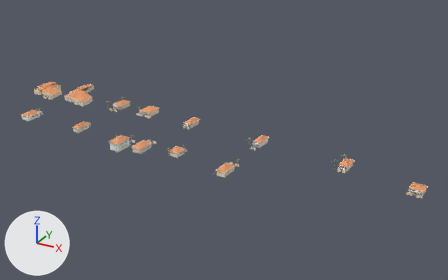
An edit to the glTF model game/models/hero/nw_mk_wege.glb, drawn before and after from the same camera.
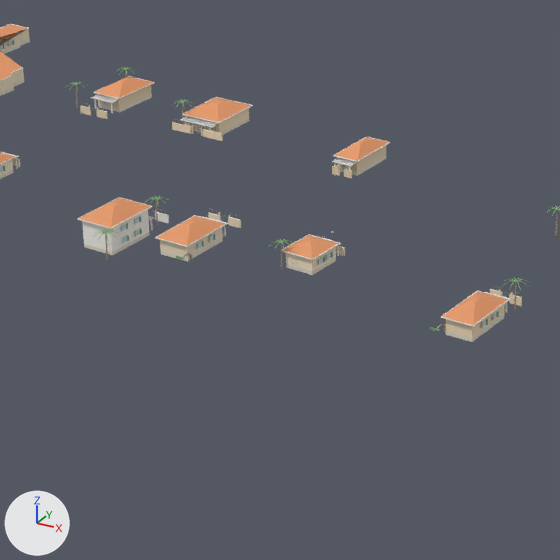
The first picture shows the older version from a camera (50 mm lens) standing at (214.0, -302.0, 155.0) and looking at (40.0, 13.0, -3.0). The close-ups show the older and then the newer version on the part from 19% to 56% of the width and 27% to 86% of the height of that picture. Only the edits that show in the close-ups are written down. The lights are fixed; the arrows at lower left show +X, +Y and +Z. Objects named as collision shapes, trigger or cutter boxes, shadow casters or lower levels of detail are left out. Vertices at exactly the same position are counted once.

Names of what the first close-up shows: 'nw_mk_wege_lod0'.
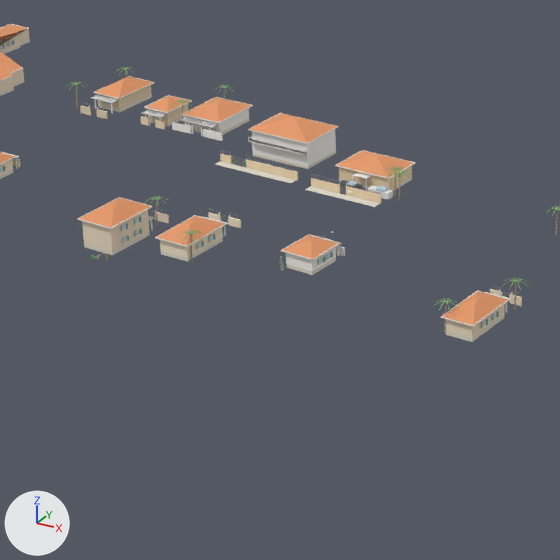
The newer file is also turned or shifted as a whole; pictures and numbers use the older file's frame.

Where the change shows, as pixel boxes [x1, y1, x2, y2] in the close-ups (560 x 560 px; the box of a moved part takes in the faces that stretch with it):
part 1 of me_nw_mk_wege_lod0, moved or reshaped: before [338, 146, 386, 176]; after [149, 104, 189, 126]
part 2 of me_nw_mk_wege_lod0, added: after [252, 129, 336, 169]
part 3 of me_nw_mk_wege_lod0, added (beige): after [339, 166, 412, 191]
part 4 of me_nw_mk_wege_lod0, moved or reshaped: before [332, 166, 340, 176]; after [155, 120, 165, 129]
part 5 of me_nw_mk_wege_lod0, moved or reshaped: before [344, 169, 352, 178]; after [140, 116, 151, 126]
part 6 of me_nw_mk_wege_lod0, moved or reshaped: before [335, 137, 389, 161]; after [146, 96, 190, 112]
part 7 of me_nw_mk_wege_lod0, added (orange): after [250, 113, 338, 143]
part 8 of me_nw_mk_wege_lod0, added (orange): after [337, 151, 414, 178]
part 9 of me_nw_mk_wege_lod0, moved or reshaped (not visible before): after [248, 129, 307, 144]
part 10 of me_nw_mk_wege_lod0, moved or reshaped: before [332, 161, 351, 167]; after [249, 141, 304, 155]
part 11 of me_nw_mk_wege_lod0, moved or reshaped (not visible before): after [335, 165, 389, 179]
part 12 of me_nw_mk_wege_lod0, moved or reshaped: before [333, 155, 357, 162]; after [389, 163, 415, 179]
part 13 of me_nw_mk_wege_lod0, moved or reshaped: before [357, 142, 390, 162]; after [362, 150, 415, 163]
part 14 of me_nw_mk_wege_lod0, deleted: before [93, 157, 441, 331]
part 15 of me_nw_mk_wege_lod0, built on: before [106, 123, 522, 326]; after [91, 85, 522, 331]
part 16 of me_nw_mk_wege_lod0, recoloured: [82, 108, 448, 325] in both

Diff of the bpy script that builds the scene:
```diff
--- a/game/models/hero/nw_mk_wege.glb.py
+++ b/game/models/hero/nw_mk_wege.glb.py
@@ me_nw_mk_wege_lod0 @@
-me_nw_mk_wege_lod0.from_pydata(...)  # 11652 vertices, 17668 faces; spans x -131.0..168.0, y -39.0..48.0, z -4.0..6.0
+me_nw_mk_wege_lod0.from_pydata(...)  # 14170 vertices, 21474 faces; spans x -131.0..168.0, y -40.0..48.0, z -4.0..8.0
+# me_nw_mk_wege_lod0 part 1: the loose piece of 13 vertices spanning x 11.0..16.0, y 12.0..23.0, z 0.0..3.0 is scaled about its middle by (1.11, 0.667, 1), then moved by (-48.0, 4.0, -1.0)
+# me_nw_mk_wege_lod0 part 2: the loose piece of 13 vertices spanning x 11.0..16.0, y 12.0..23.0, z 0.0..3.0 is copied, and the copy is scaled about its middle by (-2.96, -0.932, 1.75), then moved by (-15.0, -1.0, 1.0); it spans x -8.0..6.0, y 12.0..22.0, z 0.0..5.0
+# me_nw_mk_wege_lod0 part 3: the loose piece of 13 vertices spanning x 11.0..16.0, y 12.0..23.0, z 0.0..3.0 is copied, and the copy is scaled about its middle by (-2.53, -0.785, 1.03), then moved by (6.0, -6.0, 0.0); it spans x 15.0..26.0, y 8.0..16.0, z 0.0..4.0
+# me_nw_mk_wege_lod0 part 4: the loose piece of 9 vertices spanning x 11.0..13.0, y 11.0, z 0.0..2.0 is moved by (-45.0, 5.0, -1.0)
+# me_nw_mk_wege_lod0 part 5: the loose piece of 9 vertices spanning x 14.0..16.0, y 10.0..11.0, z 0.0..2.0 is moved by (-52.0, 5.0, -1.0)
+# me_nw_mk_wege_lod0 part 6: the loose piece of 9 vertices spanning x 11.0..17.0, y 12.0..23.0, z 3.0..5.0 is scaled about its middle by (1.09, 0.699, 0.723), then moved by (-48.0, 4.0, -1.0)
+# me_nw_mk_wege_lod0 part 7: the loose piece of 9 vertices spanning x 11.0..17.0, y 12.0..23.0, z 3.0..5.0 is copied, and the copy is scaled about its middle by (-2.54, -0.921, 1.29), then moved by (-15.0, -1.0, 2.0); it spans x -8.0..6.0, y 11.0..22.0, z 5.0..8.0
+# me_nw_mk_wege_lod0 part 8: the loose piece of 9 vertices spanning x 11.0..17.0, y 12.0..23.0, z 3.0..5.0 is copied, and the copy is scaled about its middle by (-2.19, -0.788, 1.11), then moved by (6.0, -6.0, 0.0); it spans x 14.0..27.0, y 7.0..17.0, z 4.0..5.0
+# me_nw_mk_wege_lod0 part 9: the loose piece of 8 vertices spanning x 11.0..13.0, y 11.0, z 3.0 is scaled about its middle by (-8.51, -6.64, 4), then moved by (-13.0, 1.0, 3.0)
+# me_nw_mk_wege_lod0 part 10: the loose piece of 8 vertices spanning x 11.0..16.0, y 10.0..11.0, z 3.0 is scaled about its middle by (-2.98, -2.43, 1), then moved by (-15.0, 0.0, 0.0)
+# me_nw_mk_wege_lod0 part 11: the loose piece of 8 vertices spanning x 14.0..16.0, y 11.0, z 3.0 is scaled about its middle by (-7.35, -5.68, 4), then moved by (5.0, -3.0, 1.0)
+# me_nw_mk_wege_lod0 part 12: the loose piece of 8 vertices spanning x 11.0..16.0, y 12.0, z 3.0..4.0 is turned -90 degrees about the z axis through its middle and scaled by 1.62, then moved by (13.0, 0.0, 0.0)
+# me_nw_mk_wege_lod0 part 13: the loose piece of 8 vertices spanning x 16.0..17.0, y 12.0..23.0, z 3.0..4.0 is turned -90 degrees about the z axis through its middle and scaled by 1.07, then moved by (4.0, -1.0, 0.0)
+# me_nw_mk_wege_lod0 part 14: 114 loose pieces with 954 vertices, spanning x -8.0..122.0, y -39.0..23.0, z 0.0..5.0, are deleted
+# me_nw_mk_wege_lod0 part 15: 77 vertices moved from x -27.0..69.0, y -37.0..30.0, z 0.0..2.0 to x -27.0..69.0, y -38.0..30.0, z -1.0..2.0; 73 vertices removed from x -27.0..64.0, y -37.0..30.0, z -2.0..3.0; 3485 vertices added at x -38.0..65.0, y -40.0..32.0, z -2.0..6.0
+# me_nw_mk_wege_lod0 part 16: 354 kept faces spanning x -30.0..168.0, y -37.0..30.0, z -2.0..4.0 get new vertex colours
+# other edits to the shape of me_nw_mk_wege_lod0 do not show in these pictures
 me_nw_mk_wege_lod0.materials.append(mat_shared)
```
